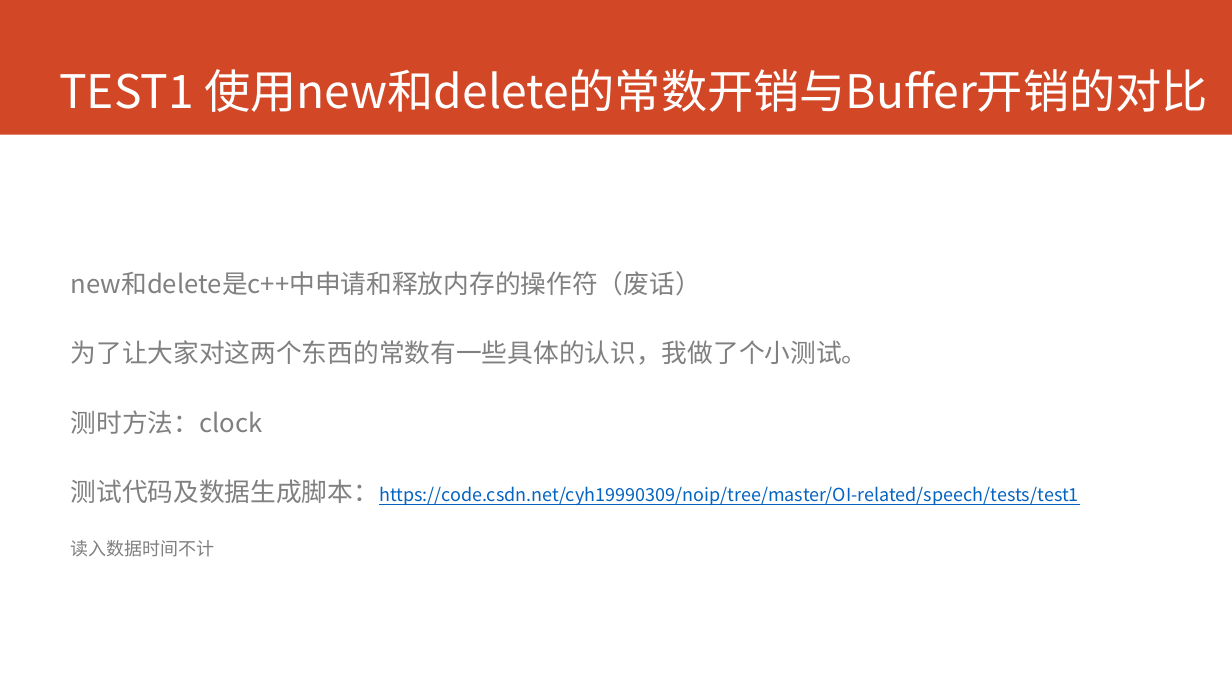
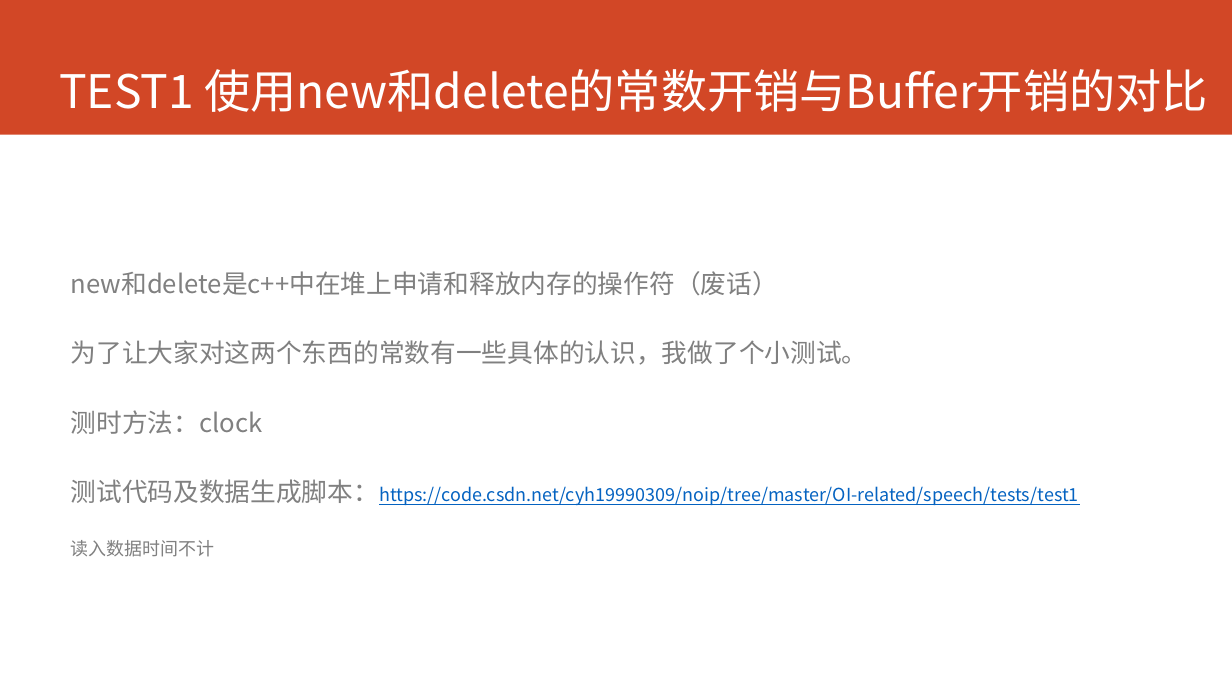
Before and after one commit to cjsoft/noip, a slide deck: slide 4 of OI-related/speech/一些因缺思汀的小实验.pptx. Drawn at 1232x693 pixels with LibreOffice and Linux fonts; fonts in the diff are those of the drawing. Boxes give left, top, right and bottom in pixels: in the first picture for what was removed or moved away, otherwise in the second. Text is boxed around its words. In the diff, an @@ line names an element or a change of style, - is before the commit and + after.

```diff
--- a/OI-related/speech/一些因缺思汀的小实验.pptx
+++ b/OI-related/speech/一些因缺思汀的小实验.pptx
@@ text at (71, 271, 778, 295): text changed @@
-new和delete是c++中申请和释放内存的操作符（废话）
+new和delete是c++中在堆上申请和释放内存的操作符（废话）
```
Also in this commit, not shown: 2 other slides changed, 2 slides added, 1 other file.
